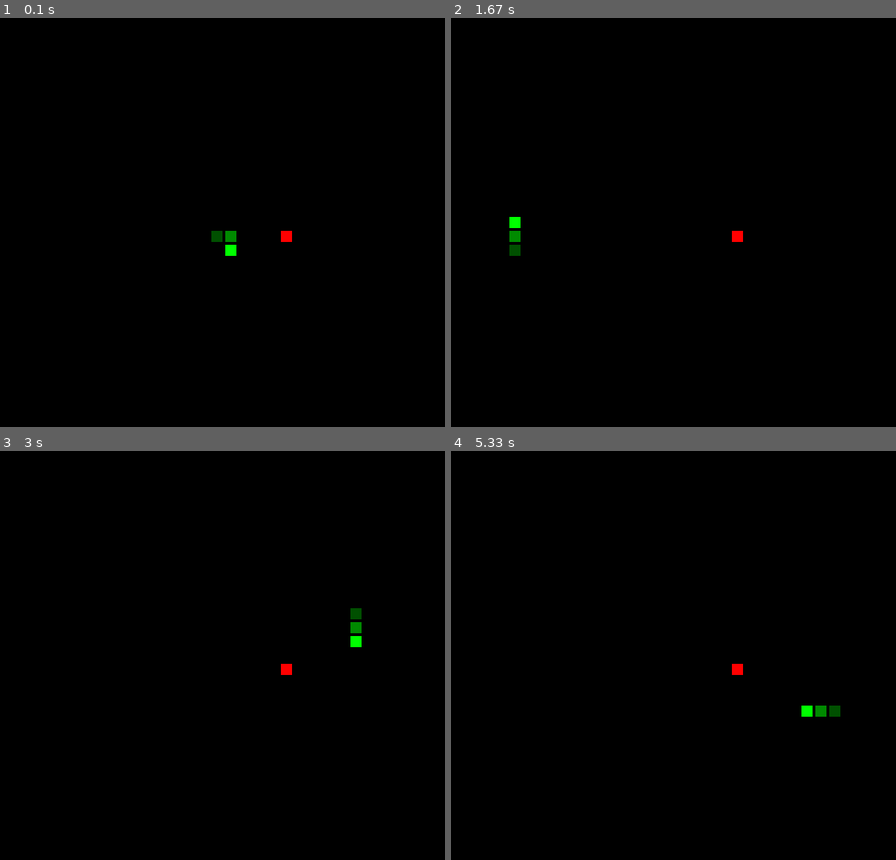
Above: before the commit, frames 1-4 (two rows, left to right).
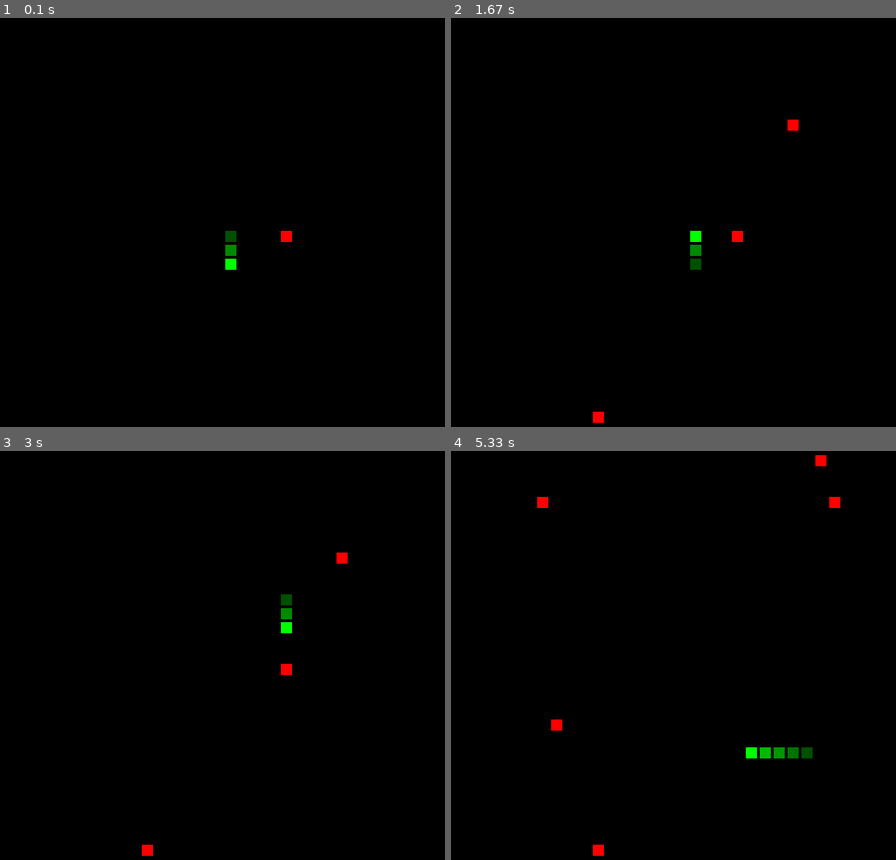
Above: after the commit, the same moments.

Repository: vpatov/pi
Game: pygame game, started from arcade/snake/snake.py
The game is run twice, just before and just after one commit, with the same random seed, the same clock (stepped at 60 frames per second) and the same inputs.
Inputs:
- Up to frame 1 (0.1 s): no input
- Up to frame 2 (1.67 s): hold S 0.33-0.8 s; hold Right 0.33-0.8 s; hold Up from 1.33 s (still down)
- Up to frame 3 (3 s): release Up at 1.8 s; hold Right 1.83-2.3 s; hold Left 2.33-2.87 s; hold Down from 2.9 s (still down)
- Up to frame 4 (5.33 s): release Down at 3.2 s; hold Left 3.23-3.63 s; hold Up 3.67-4.03 s; hold Right 4.07-4.7 s; hold Down 4.73-5.1 s; hold Left from 5.13 s (still down)

The runs differ from the first frame. In frame 1, 0.3% of the frame differs, in the area x 47-54%, y 52-62%; in frame 2, 0.5%; in frame 3, 0.5%; in frame 4, 1.0%, in the area x 19-88%, y 1-99%.

Commit message:
multiple food, press S to cut half snake

Diff:
--- a/arcade/snake/snake.py
+++ b/arcade/snake/snake.py
@@ -44,11 +44,11 @@
 GAME_GRID_SIZE = 32
 DPI = PYGAME_WINDOW_SIZE / GAME_GRID_SIZE
 UPDATE_SNAKE = pygame.USEREVENT+1
-REFRESH_RATE = 50
+REFRESH_RATE = 30
 
 grid = [[0 for _ in range(32)] for __ in range(32)]
 snake = [(14,16), (15,16), (16,16)]
-food = [(20,16)]
+food = set([(20,16)])
 current_direction = Direction.DOWN
 last_updated_direction = Direction.DOWN
 is_game_over = False
@@ -107,20 +107,33 @@
   is_game_over = False
   grid = [[0 for _ in range(32)] for __ in range(32)]
   snake = [(14,16), (15,16), (16,16)]
-  food = [(20,16)]
+  food = set([(20,16)])
   current_direction = Direction.DOWN
   last_updated_direction = Direction.DOWN
   pygame.time.set_timer(UPDATE_SNAKE, REFRESH_RATE)
 
-
-def eat_food():
+def chance_food():
+  if (random.randint(0,100) < 2):
+    make_food()
+
+## is a problem if snake occupies most of grid
+def make_food():
+    while(True):
+      new_food = random.randint(0,GAME_GRID_SIZE-1),random.randint(0,GAME_GRID_SIZE-1)
+      if new_food not in snake:
+        break
+    food.add(new_food)
+
+
+def maybe_eat_food(coor):
   global food
-  while(True):
-    new_food = random.randint(0,GAME_GRID_SIZE-1),random.randint(0,GAME_GRID_SIZE-1)
-    if new_food not in snake:
-      break
-  food.append(new_food)
-  del food[0]
+  if coor in food:
+    food.remove(coor)
+    make_food()
+    return True
+  return False
+
+
 
 def update_direction(direction):
   global current_direction
@@ -133,6 +146,12 @@
   elif direction == Direction.RIGHT and last_updated_direction != Direction.LEFT:
     current_direction = Direction.RIGHT
 
+def cut_half_snake():
+  global snake
+  if (len(snake) < 6):
+    return
+  snake = snake[len(snake)//2:]
+
 def update_snake():
   global snake, last_updated_direction, is_game_over
   snake_head = snake[-1]
@@ -153,9 +172,8 @@
 
   else:
     snake.append((i,j))
-    if ((i,j) in food):
-      eat_food()
-    else:
+    ate = maybe_eat_food((i,j))
+    if not ate:
       del snake[0]
     last_updated_direction = current_direction
 
@@ -171,16 +189,20 @@
     if (not is_game_over):
       if event.type == UPDATE_SNAKE:
         update_snake()
+        chance_food()
 
       if event.type == pygame.KEYDOWN:
         if event.key == pygame.K_LEFT:
           update_direction(Direction.LEFT)
-        if event.key == pygame.K_RIGHT:
+        elif event.key == pygame.K_RIGHT:
           update_direction(Direction.RIGHT)
-        if event.key == pygame.K_DOWN:
+        elif event.key == pygame.K_DOWN:
           update_direction(Direction.DOWN)
-        if event.key == pygame.K_UP:
+        elif event.key == pygame.K_UP:
           update_direction(Direction.UP)
+        elif event.key == pygame.K_s:
+          cut_half_snake()
+
 
   if (is_game_over):
     draw_game_over()
Empty file added: arcade/snake/pacman/pacman.py
